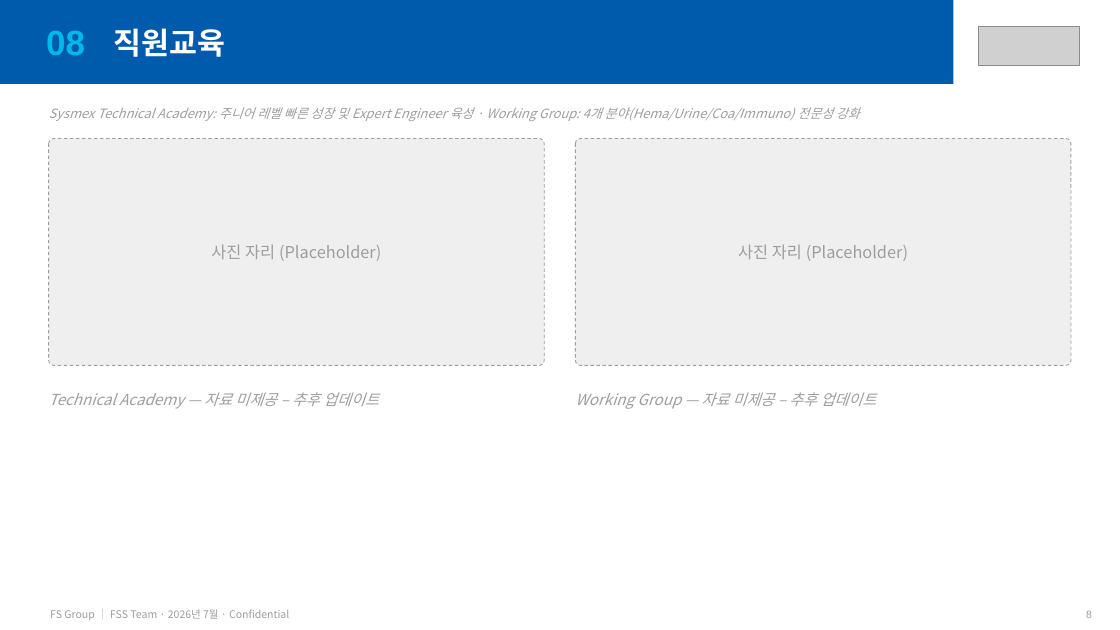
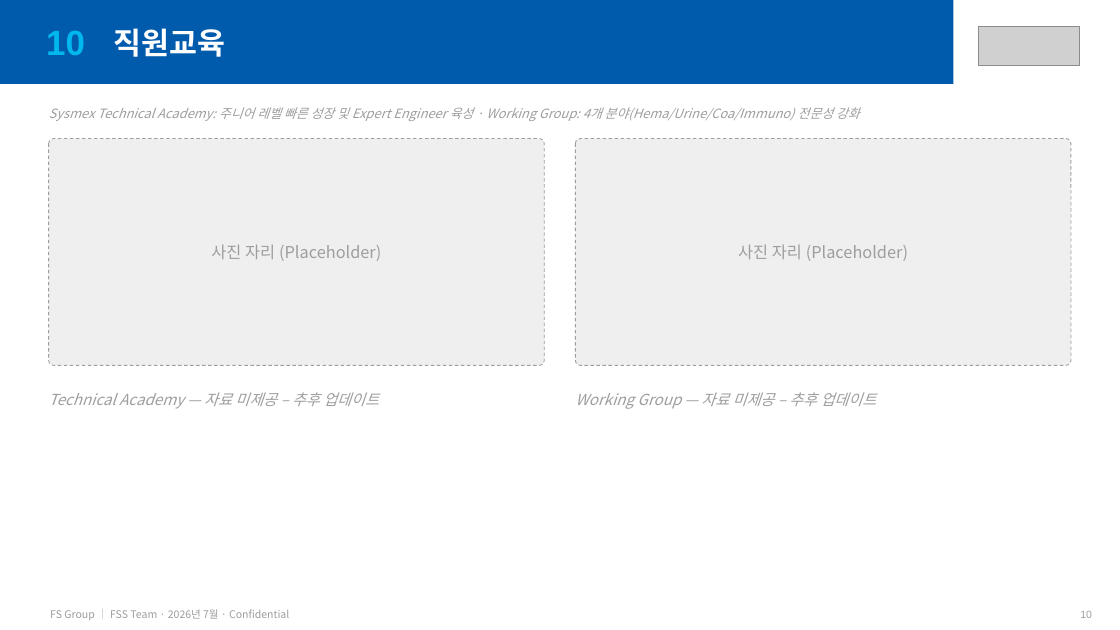
Before and after one commit to balhm12/Sysmex-schedule, a slide deck: slide 10 of reports/FSG_월간서비스보고_202607/FSG_월간서비스보고_202607.pptx (slide 8 before the commit). Drawn at 1120x630 pixels with LibreOffice and Linux fonts; fonts in the diff are those of the drawing; grey boxes stand for pictures. Boxes give left, top, right and bottom in pixels: in the first picture for what was removed or moved away, otherwise in the second. Text is boxed around its words. In the diff, an @@ line names an element or a change of style, - is before the commit and + after.

```diff
--- a/reports/FSG_월간서비스보고_202607/FSG_월간서비스보고_202607.pptx
+++ b/reports/FSG_월간서비스보고_202607/FSG_월간서비스보고_202607.pptx
@@ text at (46,31,85,55): text changed @@
-08
+10
@@ text at (1080,611,1092,618): text changed @@
-8
+10
```
Also in this commit, not shown: 6 other slides changed, 2 slides added, 1 other file.
